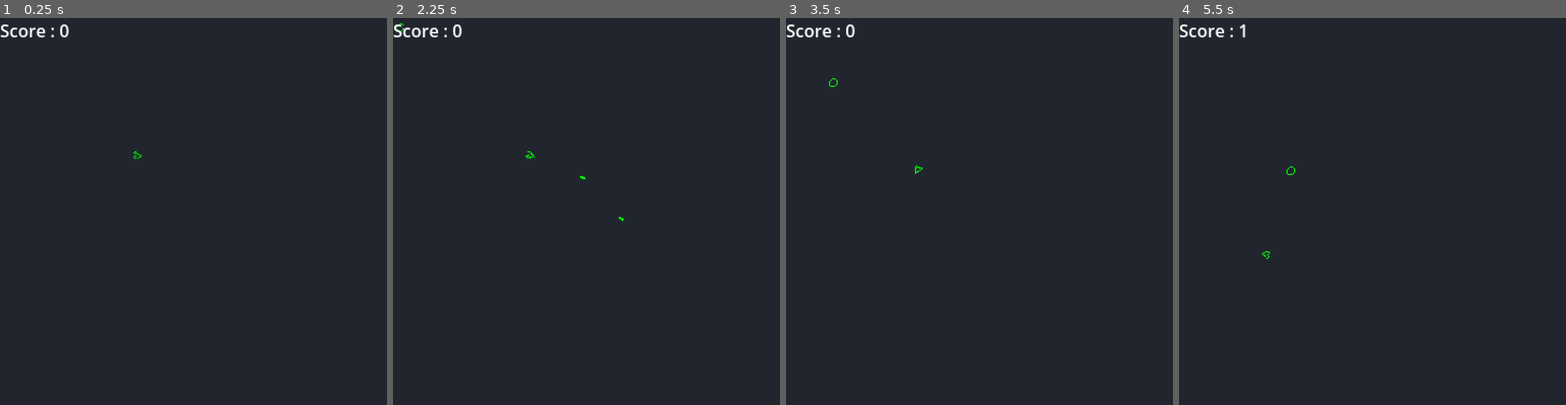
Above: before the commit, frames 1-4 (left to right).
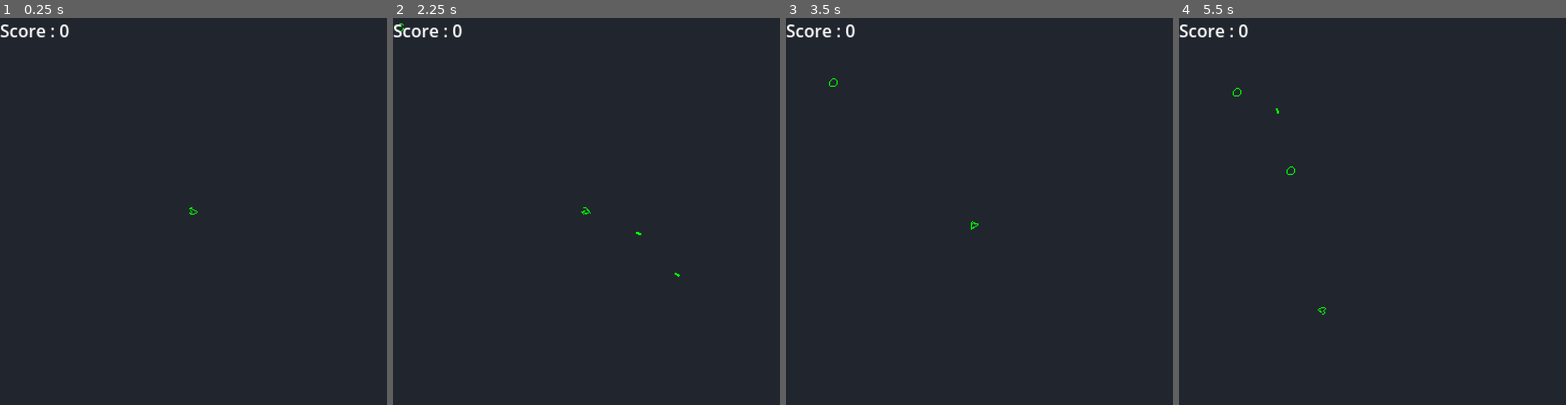
Above: after the commit, the same moments.

Repository: coco3167/Asteroids
Game: Godot game, scene res://Nodes/MainScene.tscn
Same seed, same stepped clock (60 frames per second), same inputs: the game is played once before the commit and once after it.
Inputs:
- Up to frame 1 (0.25 s): no input
- Up to frame 2 (2.25 s): tap Enter at 0.5 s; hold Right (right) 0.53-1.28 s; tap Space (fire) at 0.6, 1.35, 2, 2.1 s; hold Left (left) 1.28-2.03 s; hold Right (right) from 2.03 s (still down)
- Up to frame 3 (3.5 s): release Right (right) at 2.78 s; hold W (up) from 2.78 s (still down); tap Space (fire) at 2.85 s
- Up to frame 4 (5.5 s): release W (up) at 3.53 s; hold Left (left) from 3.53 s (still down); tap Space (fire) at 3.6, 4.35, 5.1 s; tap Enter at 4.25 s

The runs differ from the first frame. In frame 1, less than 0.1% of the frame differs, in the area x 34-52%, y 34-51%; in frame 2, less than 0.1%; in frame 3, less than 0.1%; in frame 4, 0.1%, in the area x 13-39%, y 1-77%.

Commit message:
Update Player default position

Diff:
--- a/Nodes/MainScene.tscn
+++ b/Nodes/MainScene.tscn
@@ -6,7 +6,7 @@
 [node name="MainScene" type="Node2D"]
 
 [node name="Player" parent="." instance=ExtResource("1_38ffe")]
-position = Vector2(128, 128)
+position = Vector2(180, 180)
 acceleration = 2
 
 [node name="GameManager" parent="." instance=ExtResource("2_7c3y1")]
